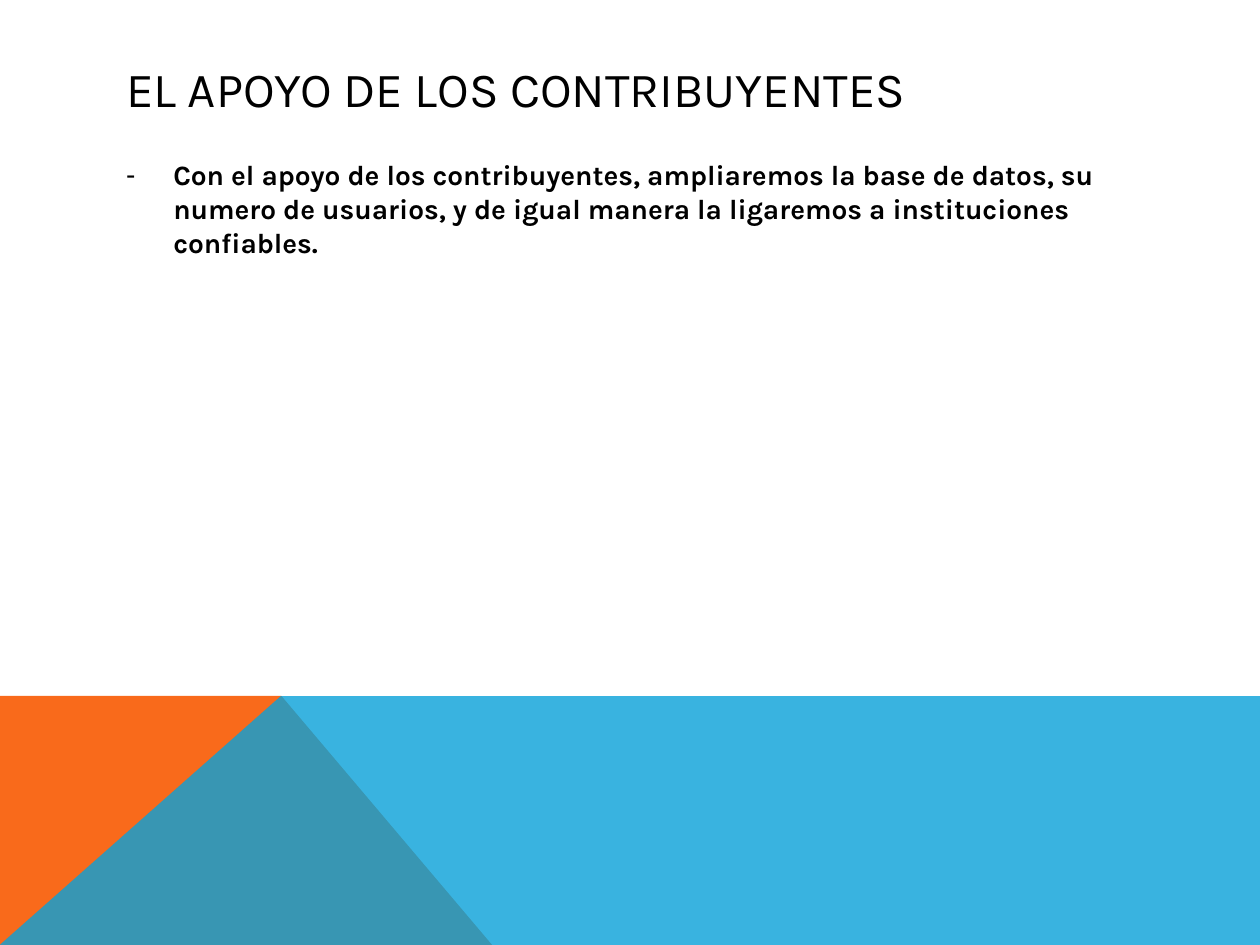
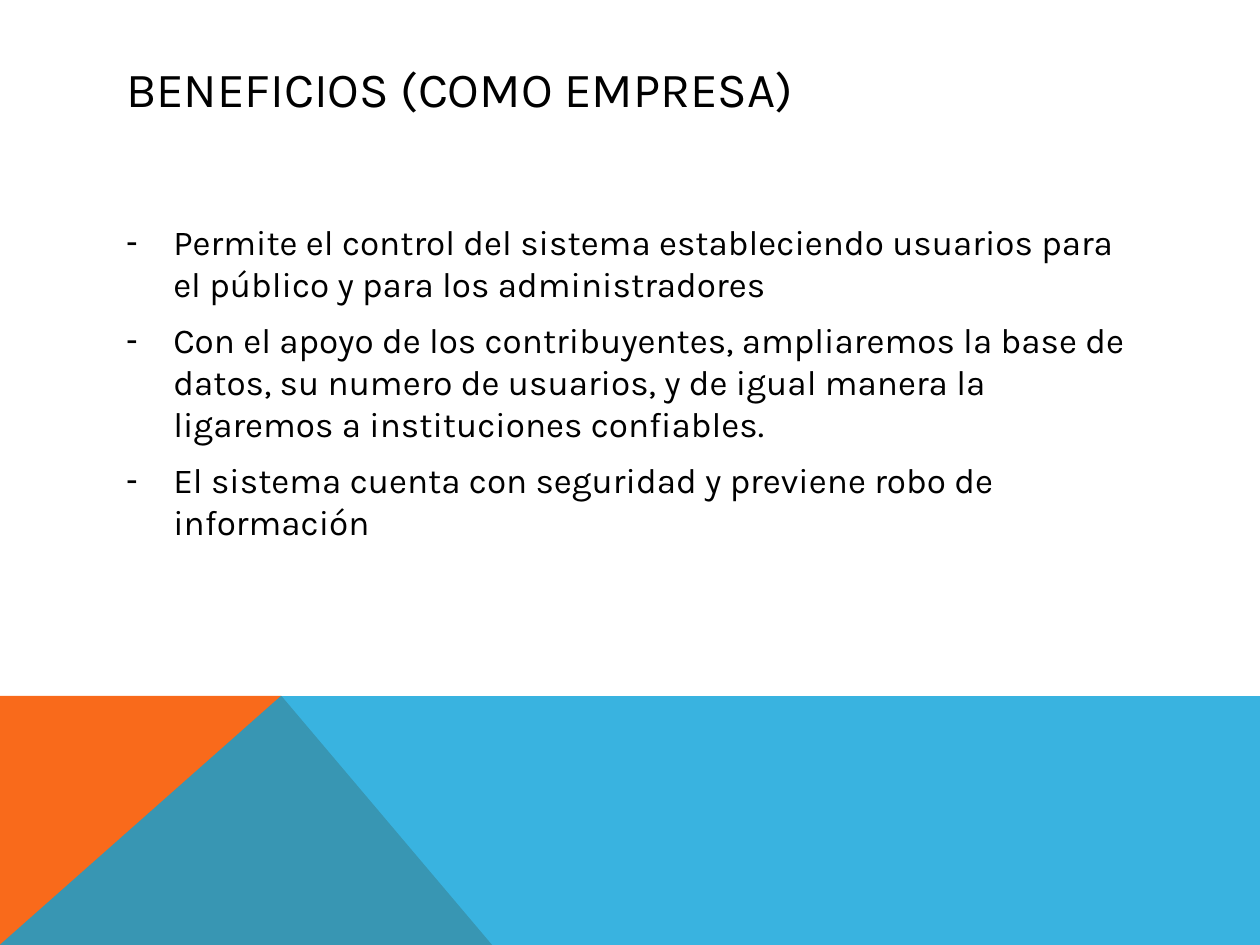
Before and after one commit to ArturoCesar/BD-Species, a slide deck: slide 5 of TOYANOS.pptx. Drawn at 1260x945 pixels with LibreOffice and Linux fonts; fonts in the diff are those of the drawing. Boxes give left, top, right and bottom in pixels: in the first picture for what was removed or moved away, otherwise in the second. Text is boxed around its words. In the diff, an @@ line names an element or a change of style, - is before the commit and + after.

```diff
--- a/TOYANOS.pptx
+++ b/TOYANOS.pptx
@@ title at (126, 71, 793, 113): text changed @@
-EL APOYO DE LOS CONTRIBUYENTES
+BENEFICIOS (COMO EMPRESA)
@@ text "Permite el control del sistema ...": place and size @@
-text "Permite el control del sistema ..." at (173, 165, 1093, 254)
+text "Permite el control del sistema ..." at (173, 231, 1124, 536)
@@ text at (173, 231, 1113, 306): paragraph added @@
+– Permite el control del sistema estableciendo usuarios para el público y para los administradores
@@ text at (173, 329, 1124, 446): size 16 to 20 pt, bold off in "Con el apoyo de los contribuyentes, ampliaremos ..." @@
@@ text at (173, 469, 993, 536): paragraph added @@
+– El sistema cuenta con seguridad y previene robo de información
```
Also in this commit, not shown: 4 other slides changed, 3 slides added.
